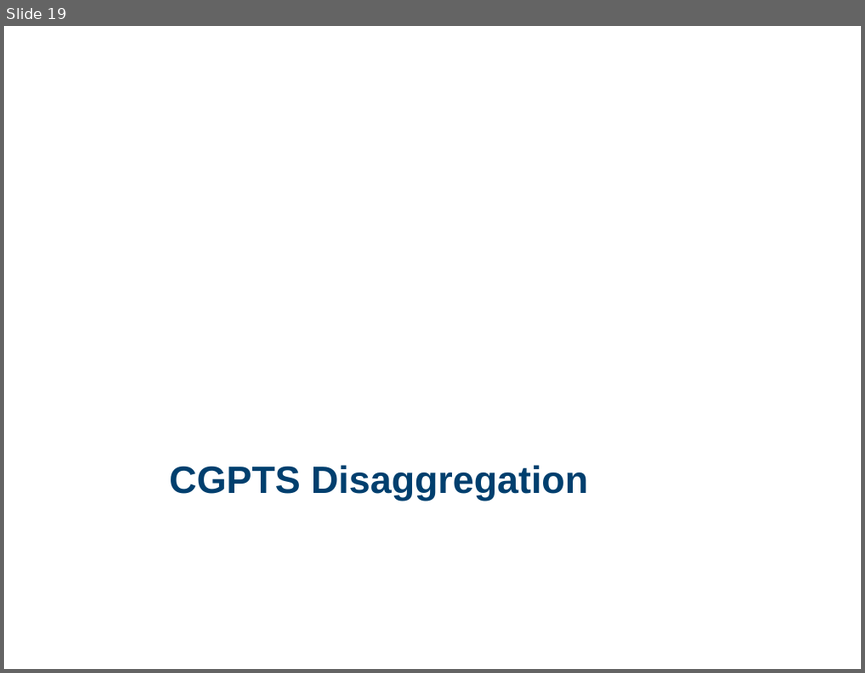
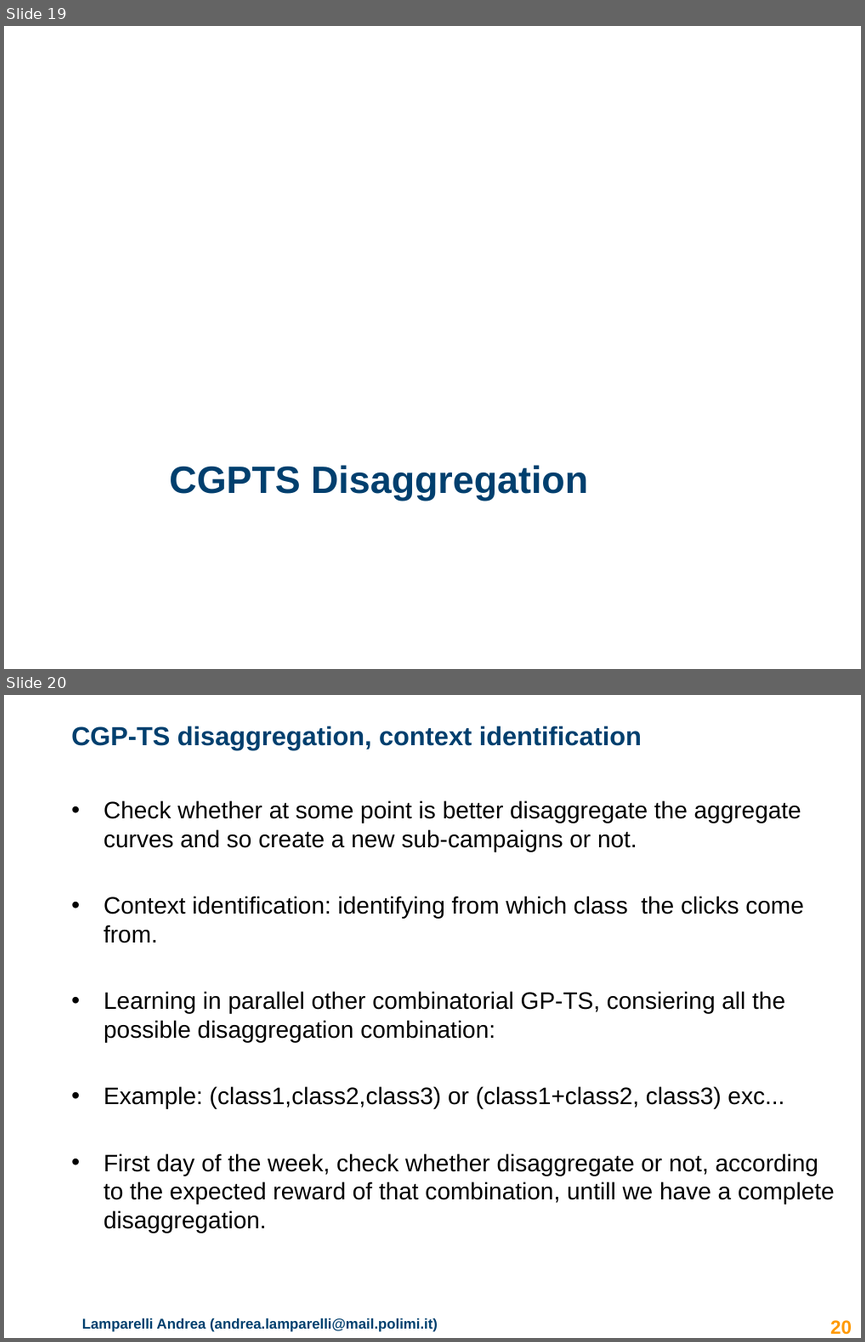
Before and after one commit to lucabonali/AdvertisingDIA, a slide deck: advertising_presentation.pptx. Shown one above the other, each under a label of ours: slide 19 before the commit, slides 19 and 20 after it. The pictures are 865x673 and 865x1342 pixels, drawn with LibreOffice and Linux fonts; fonts in the diff are those of the drawing; background and template pictures are left out. Boxes give left, top, right and bottom in pixels: in the first picture for what was removed or moved away, otherwise in the second. Text is boxed around its words. In the diff, an @@ line names an element or a change of style, - is before the commit and + after.

```diff
--- a/advertising_presentation.pptx
+++ b/advertising_presentation.pptx
@@ slide 20 added at [4,695,861,1338], background #FFFFFF @@
@@ title added at [71,726,642,750], 22 pt, text #003F6E, bold @@
+CGP-TS disaggregation, context identification
@@ text added at [103,800,834,1232], 20 pt, text #000000 @@
+• Check whether at some point is better disaggregate the aggregate curves and so create a new sub-campaigns or not.
+• Context identification: identifying from which class the clicks come from.
+• Learning in parallel other combinatorial GP-TS, consiering all the possible disaggregation combination:
+• Example: (class1,class2,class3) or (class1+class2, class3) exc...
+• First day of the week, check whether disaggregate or not, according to the expected reward of that combination, untill we have a complete disaggregation.
@@ text added at [82,1318,438,1332], 12 pt, text #003F6E, bold @@
+Lamparelli Andrea (andrea.lamparelli@mail.polimi.it)
@@ page number added at [830,1320,851,1334], 16 pt, text #FF9900, bold @@
+20
```
Also in this commit, not shown: 3 slides changed, 2 other slides added.
